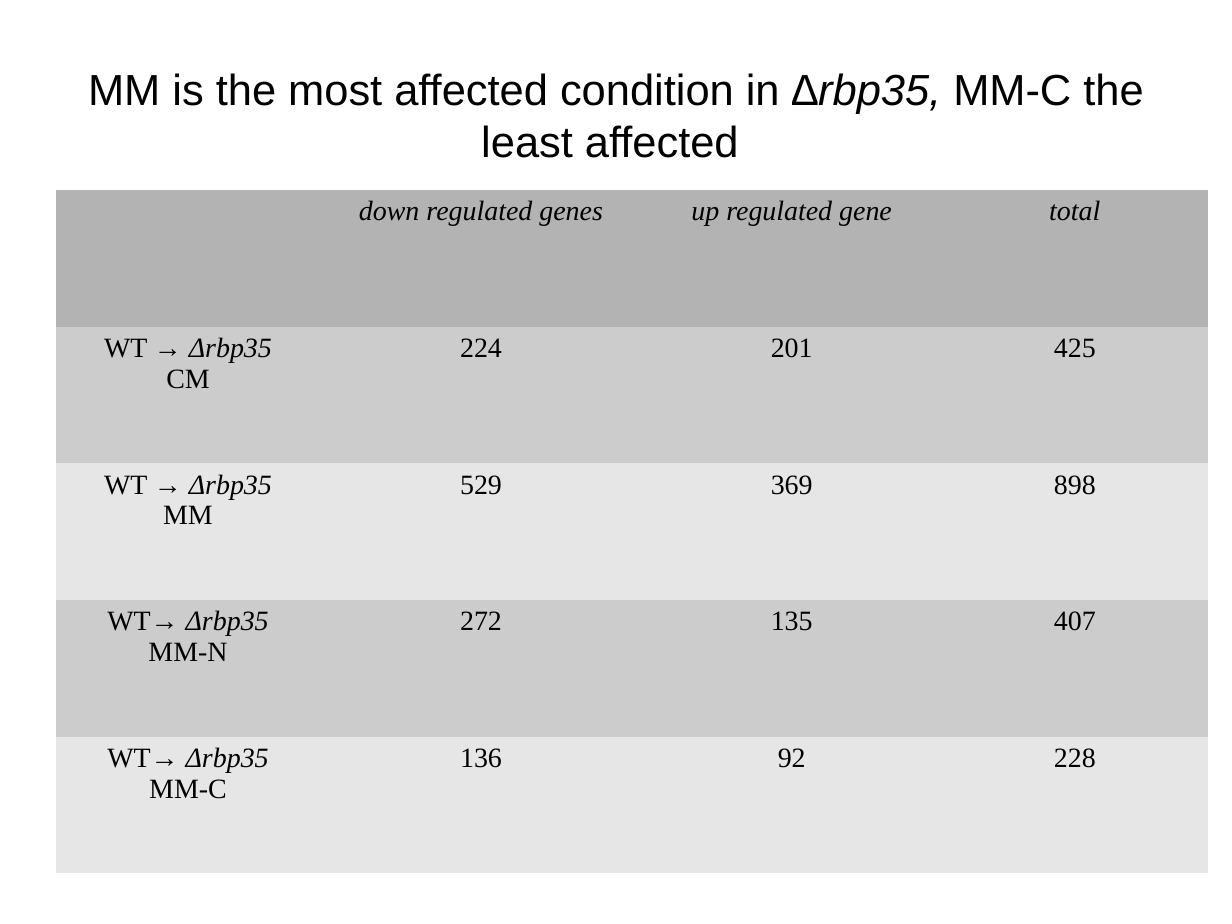
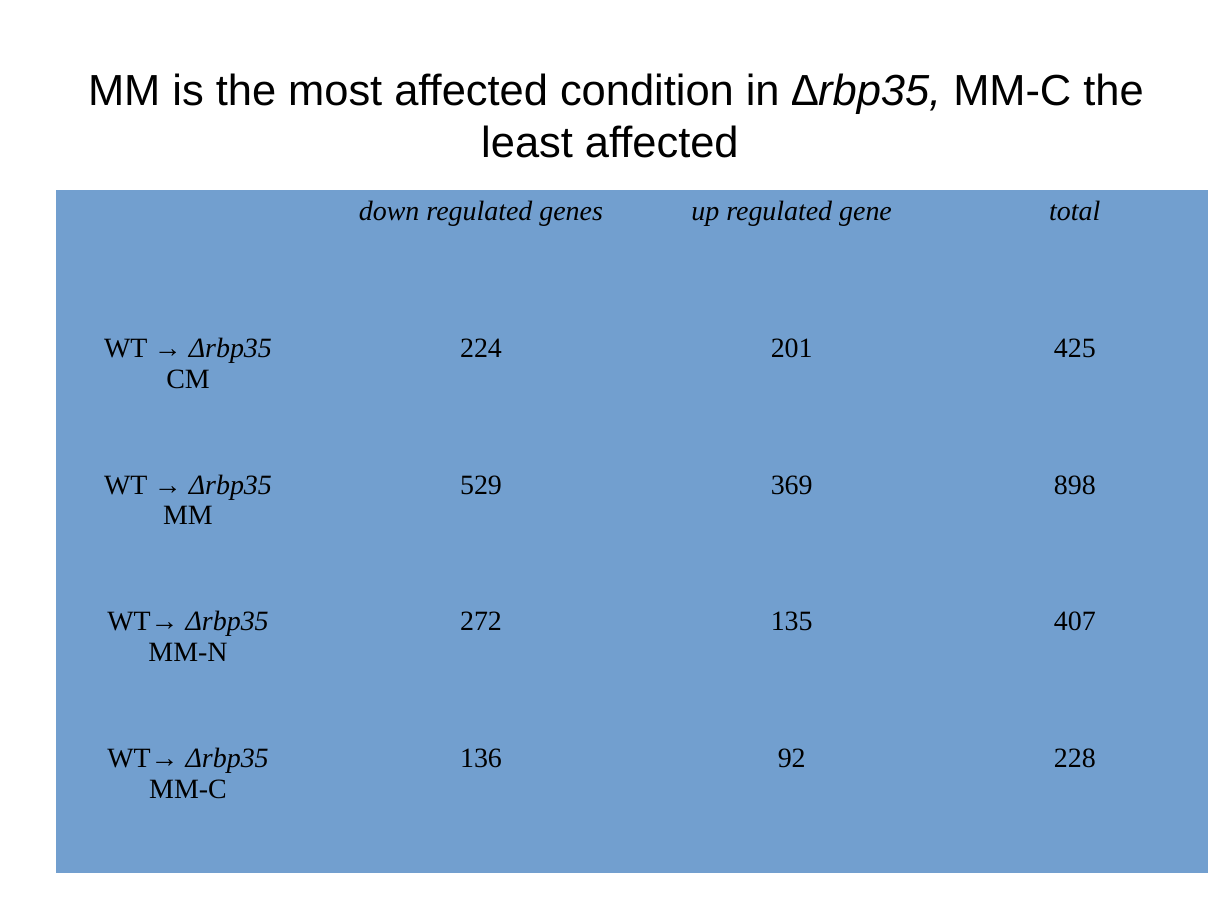
Before and after one commit to wilkinsonlab/m-oryzae-polya, a slide deck: slide 37 of doc/version_21_test/oryzae_presentation.odp (slide 36 before the commit). Drawn at 1232x924 pixels with LibreOffice and Linux fonts; fonts in the diff are those of the drawing; grey boxes stand for pictures. Boxes give left, top, right and bottom in pixels: in the first picture for what was removed or moved away, otherwise in the second. Text is boxed around its words. In the diff, an @@ line names an element or a change of style, - is before the commit and + after.

```diff
--- a/doc/version_21_test/oryzae_presentation.odp
+++ b/doc/version_21_test/oryzae_presentation.odp
@@ table at (x1=56, y1=190, x2=1209, y2=873) @@
@@ fill #B3B3B3 to #729FCF in row 1 @@
@@ fill #CCCCCC to #729FCF in 8 cells @@
@@ fill #E6E6E6 to #729FCF in 8 cells @@
```
Also in this commit, not shown: 28 other slides changed, 2 slides added, 1 slide removed, 6 other files.
